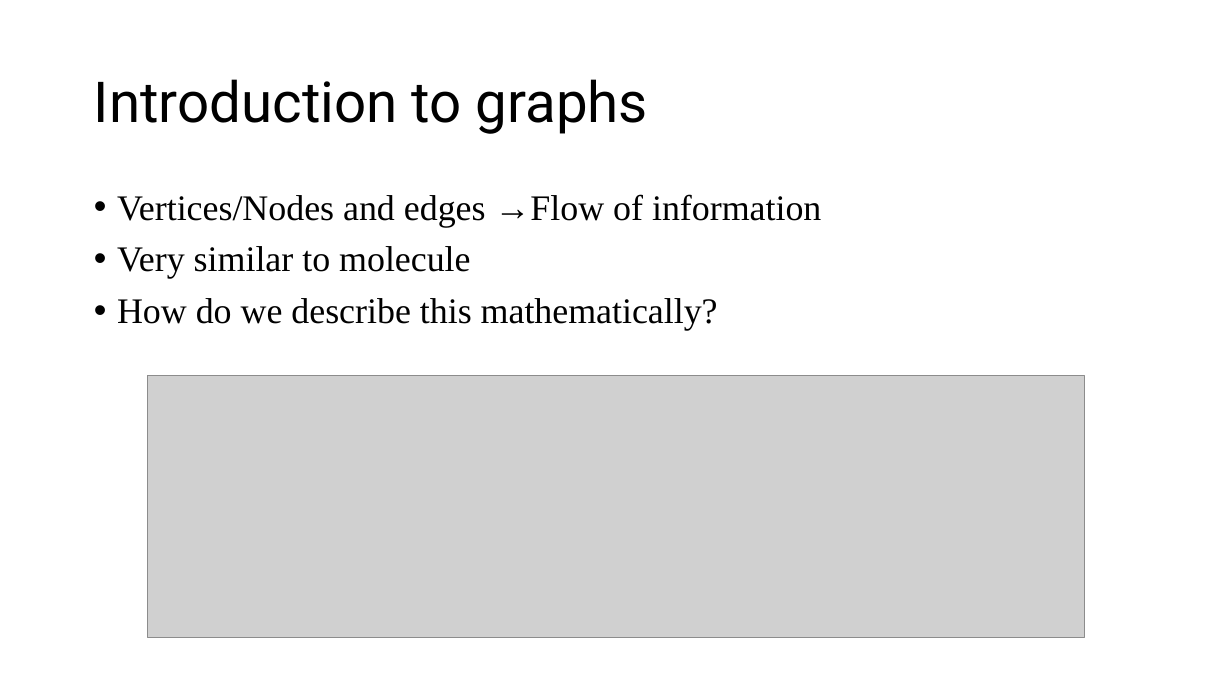
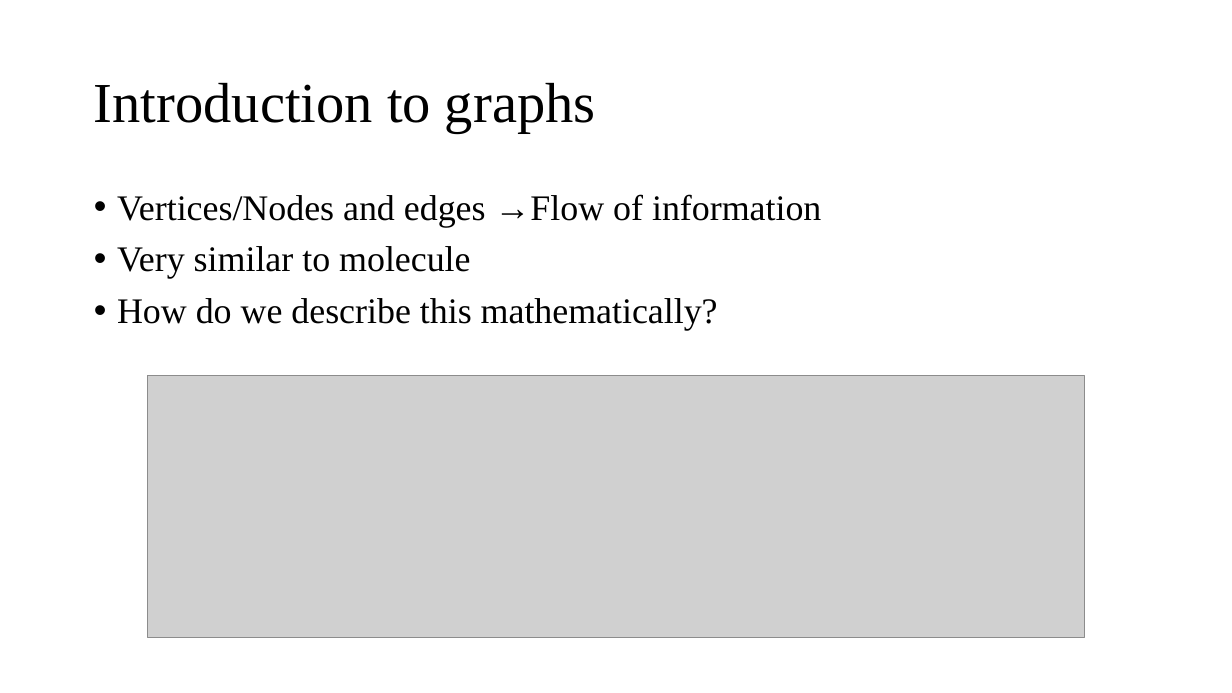
Before and after one commit to karsten3112/Computational-Physics, a slide deck: slide 4 of Portfolio-slides/Molecular graphs.pptx. Drawn at 1232x693 pixels with LibreOffice and Linux fonts; fonts in the diff are those of the drawing; grey boxes stand for pictures. Boxes give left, top, right and bottom in pixels: in the first picture for what was removed or moved away, otherwise in the second. Text is boxed around its words. In the diff, an @@ line names an element or a change of style, - is before the commit and + after.

```diff
--- a/Portfolio-slides/Molecular graphs.pptx
+++ b/Portfolio-slides/Molecular graphs.pptx
@@ title "Introduction to graphs" at (94,82,596,133): font Roboto to Times New Roman @@
```
Also in this commit, not shown: 2 other slides changed, 3 slides added, 21 other files.
